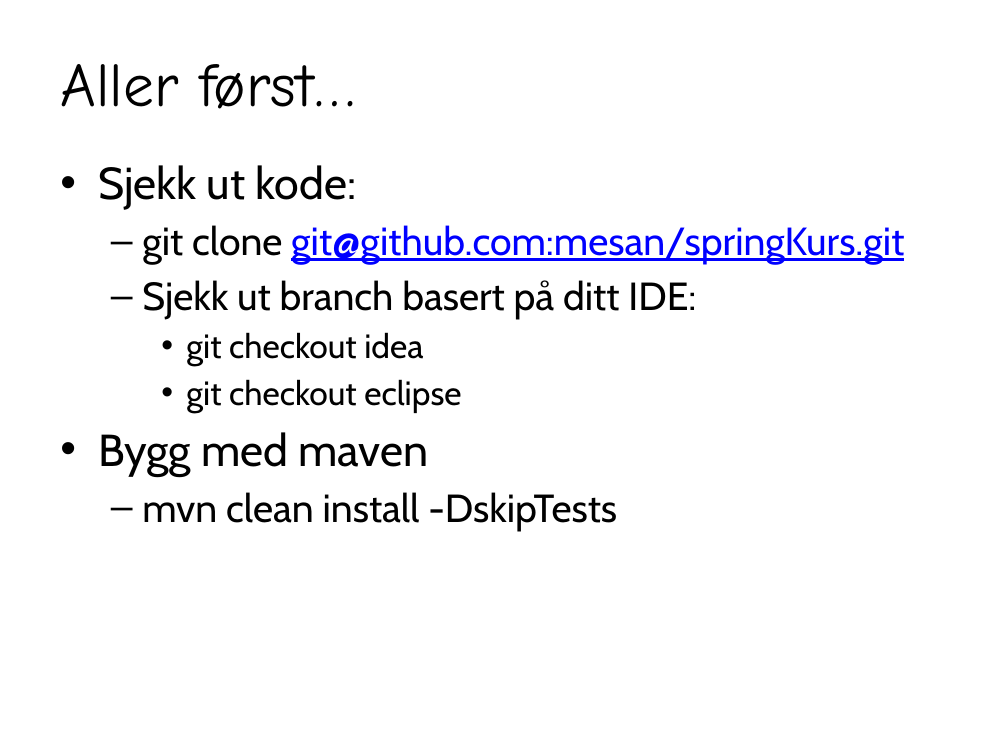
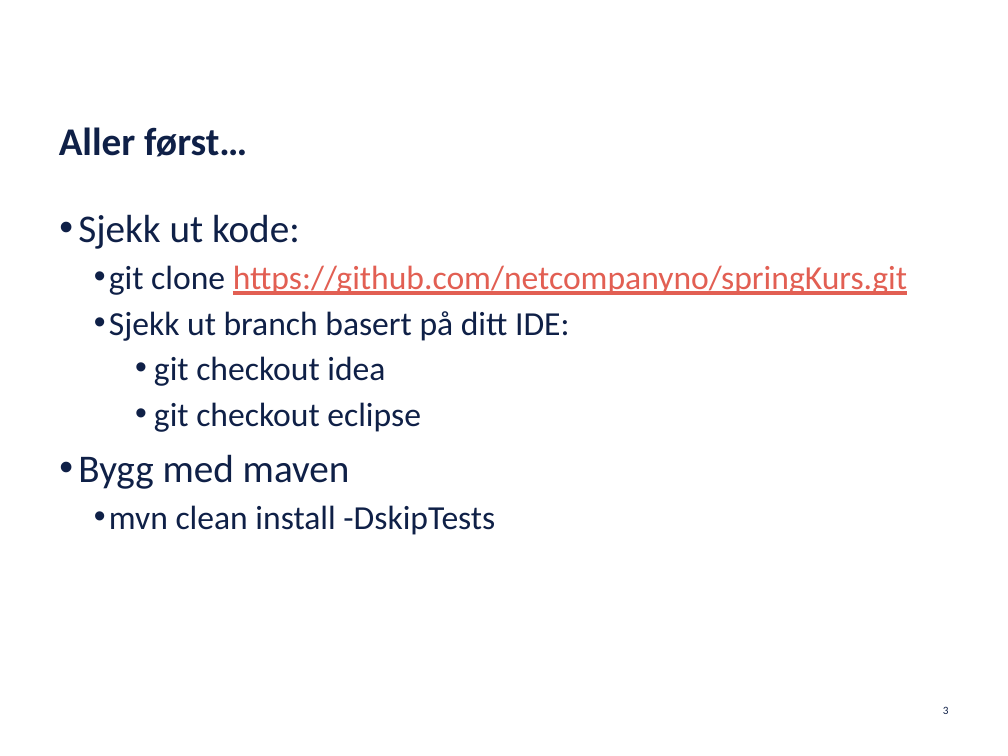
Before and after one commit to netcompanyno/springKurs, a slide deck: slide 3 of adm/Spring.pptx. Drawn at 1008x756 pixels with LibreOffice and Linux fonts; fonts in the diff are those of the drawing; background and template pictures are left out. Boxes give left, top, right and bottom in pixels: in the first picture for what was removed or moved away, otherwise in the second. Text is boxed around its words. In the diff, an @@ line names an element or a change of style, - is before the commit and + after.

```diff
--- a/adm/Spring.pptx
+++ b/adm/Spring.pptx
@@ title "Aller først…" moved from (x1=60, y1=64, x2=355, y2=109) to (x1=59, y1=127, x2=247, y2=157) @@
@@ title "Aller først…" at (x1=59, y1=127, x2=247, y2=157): size 44 to 28 pt, font Comic Neue to Calibri, text colour #000000 to #0F2047, bold on; line spacing 1 to 23pt; vertical alignment middle to bottom @@
@@ text "Sjekk ut kode:" moved from (x1=98, y1=165, x2=904, y2=531) to (x1=78, y1=214, x2=907, y2=535) @@
@@ text at (x1=78, y1=214, x2=569, y2=535): size 32 to 28 pt in "Sjekk ut kode:", "Bygg med maven"; font Cabin to Calibri, text colour #000000 to #0F2047 in "Sjekk ut kode:", "Sjekk ut branch basert på ditt IDE:", "git checkout idea", "git checkout eclipse" and 2 more places; size 28 to 24 pt in "Sjekk ut branch basert på ditt IDE:", "mvn clean install -DskipTests"; indent changed; more space between paragraphs; bullet – to •; less space between paragraphs @@
@@ text at (x1=109, y1=265, x2=907, y2=295): text changed; size 28 to 24 pt; font Cabin to Calibri; text colour #0000FF to #E25F53 @@
-  – git clone git@github.com:mesan/springKurs.git
+  • git clone https://github.com/netcompanyno/springKurs.git
@@ page number added at (x1=943, y1=706, x2=949, y2=714), 8 pt, text #0F2047 @@
+3
```
Also in this commit, not shown: 25 other slides changed, 1 slide added, 1 slide removed, 2 other files.
